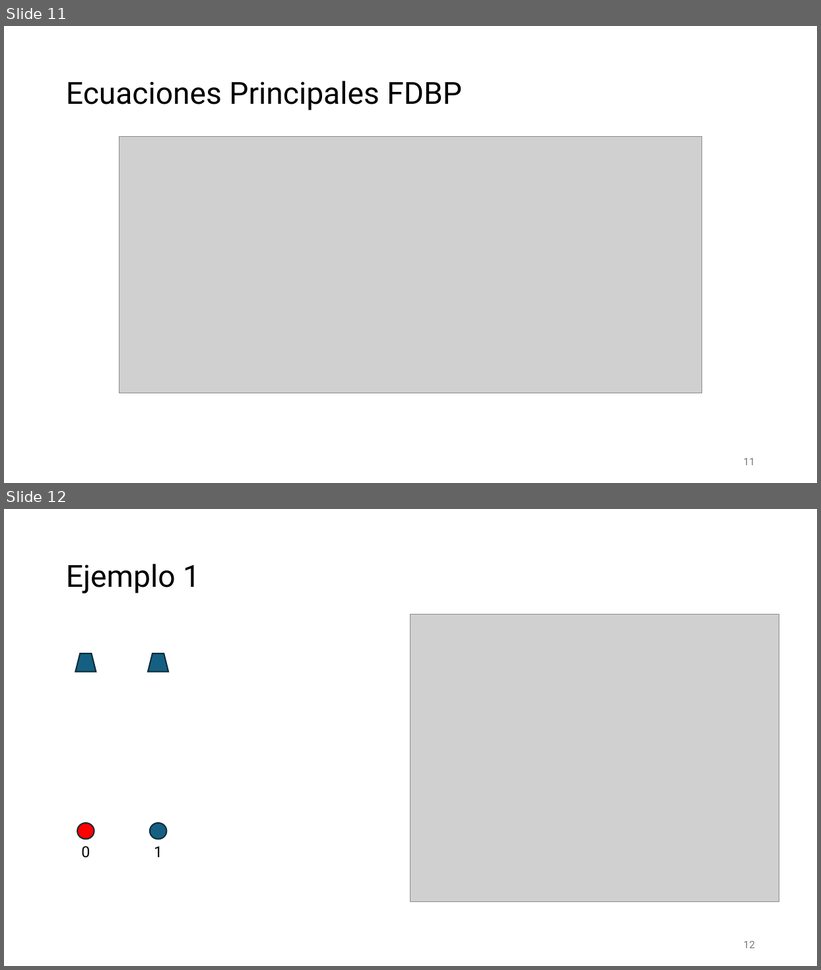
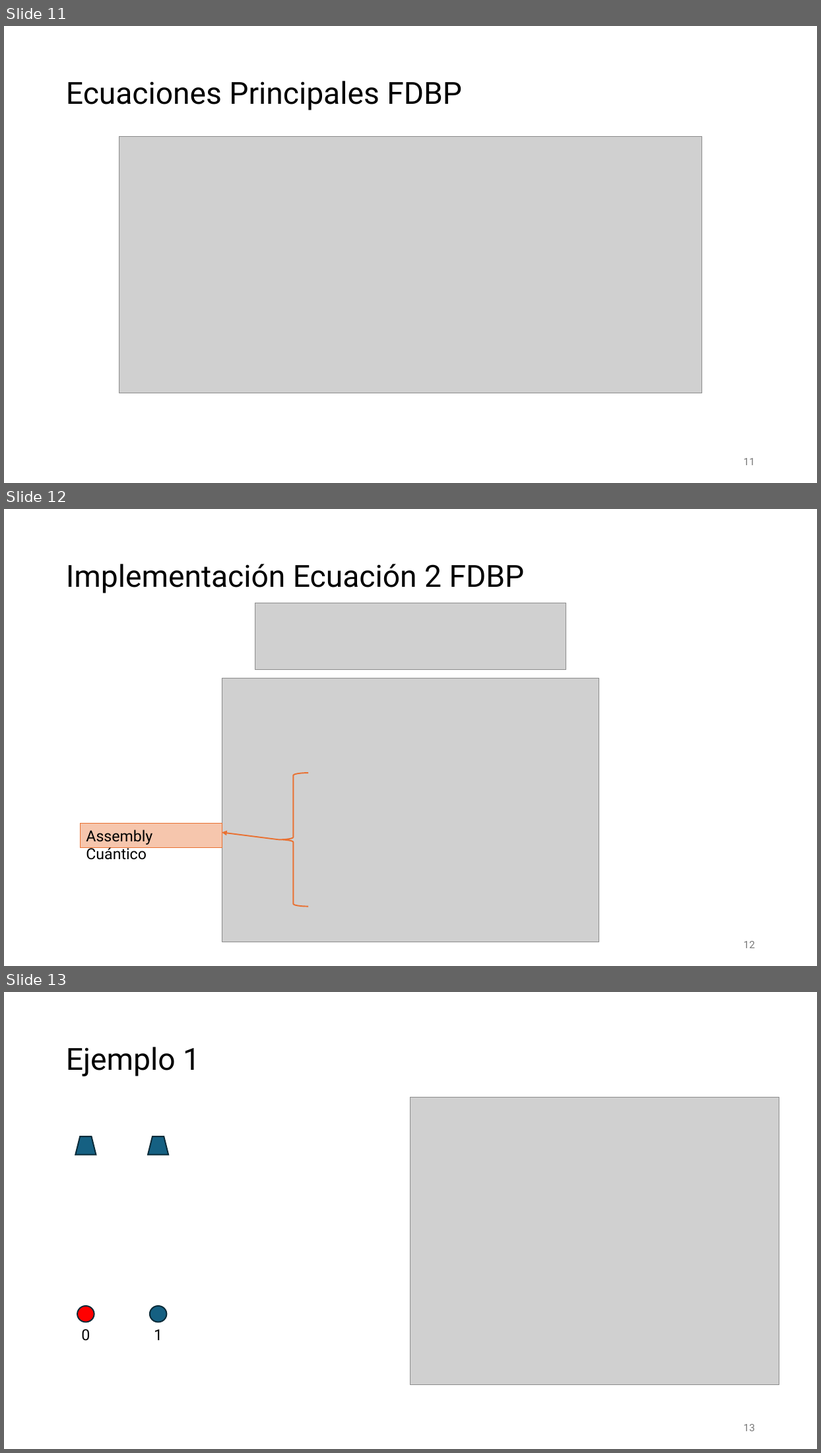
Before and after one commit to martinpaurabe/PracticaQC, a slide deck: Factibilidad FDBP con QC Rev1 Martin Paura.pptx. Shown one above the other, each under a label of ours: slides 11 and 12 before the commit, slides 11, 12 and 13 after it. The pictures are 821x970 and 821x1453 pixels, drawn with LibreOffice and Linux fonts; fonts in the diff are those of the drawing; grey boxes stand for pictures; background and template pictures are left out. Boxes give left, top, right and bottom in pixels: in the first picture for what was removed or moved away, otherwise in the second. Text is boxed around its words. In the diff, an @@ line names an element or a change of style, - is before the commit and + after.

```diff
--- a/Factibilidad FDBP con QC Rev1 Martin Paura.pptx
+++ b/Factibilidad FDBP con QC Rev1 Martin Paura.pptx
@@ slide 12 added at <box>4,509,817,966</box>, background picture (left out) @@
@@ title added at <box>66,564,525,593</box>, 36 pt, text #000000 @@
+Implementación Ecuación 2 FDBP
@@ picture added at <box>255,603,566,669</box> @@
@@ picture added at <box>222,679,599,942</box> @@
@@ right brace added at <box>279,773,308,907</box>, outline #E97132 1.5 pt @@
@@ rectangle added at <box>81,824,222,848</box>, fill #F6C6AD, outline #E97132 0.75 pt, 18 pt, text #000000 @@
+Assembly Cuántico
@@ arrow added from (279, 840) to (222, 833), #E97132 1.5 pt @@
@@ page number added at <box>744,941,755,949</box>, 12 pt, text #797979 @@
+12
@@ what was slide 12 is now slide 13 @@
@@ page number at <box>744,1424,755,1432</box>: text changed @@
-12
+13
```
Also in this commit, not shown: 2 slides changed, 1 other file.
